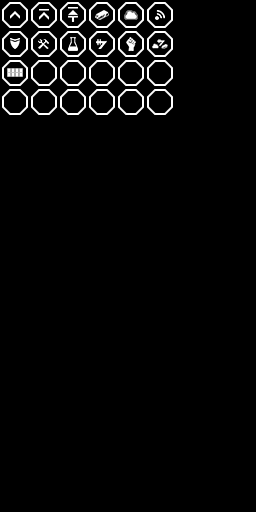
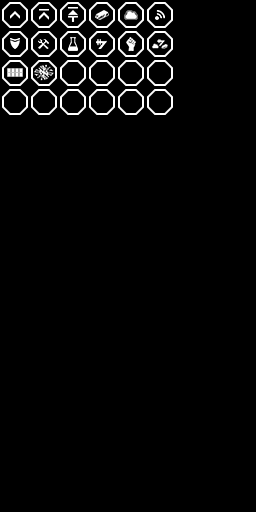
Before/after of a w=256, h=512 layered artwork. What changed in the layer stack:
added layer "Layer 16" in group "Galaxy Gun" over [left=34, top=64, right=54, bottom=81]
